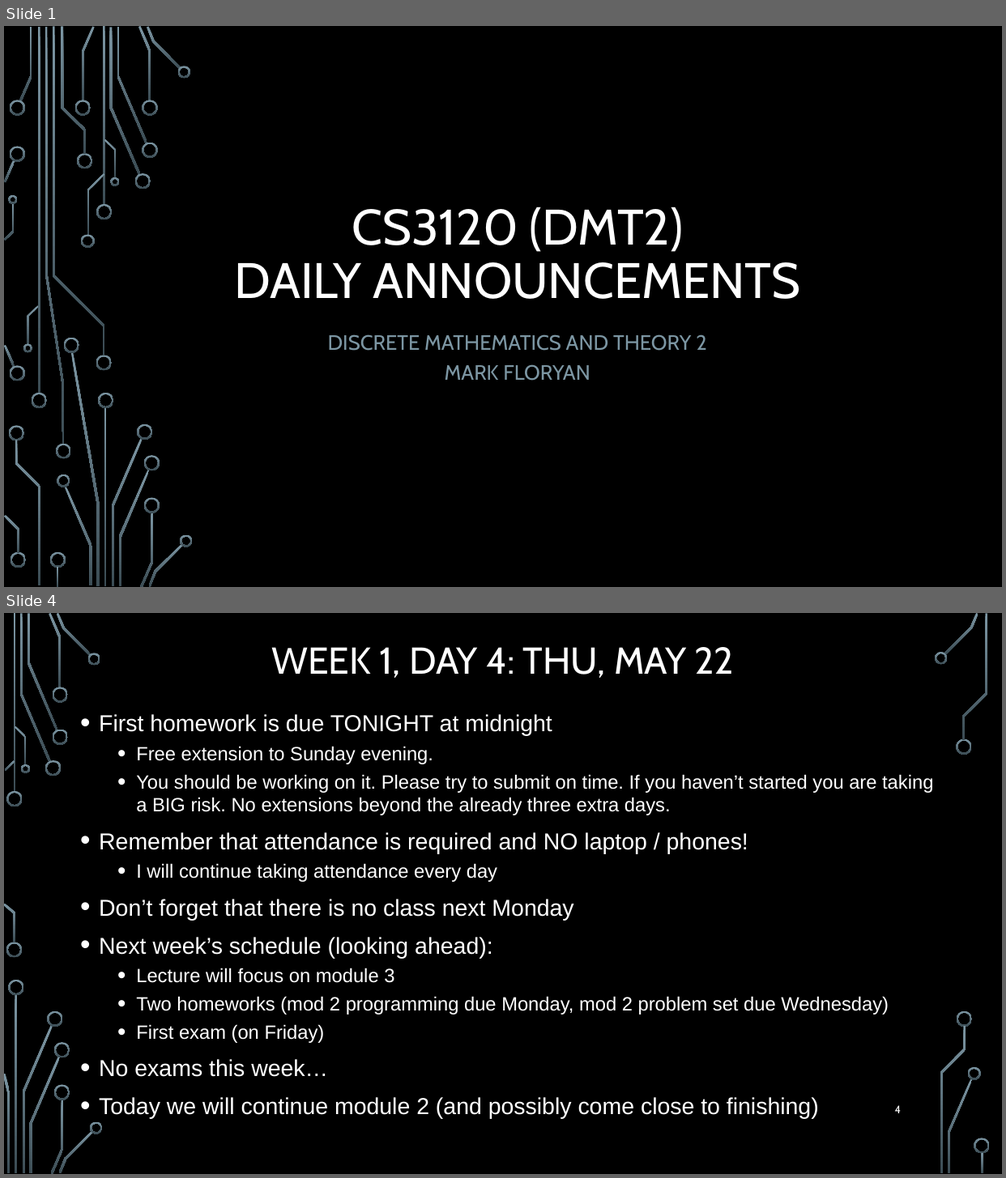
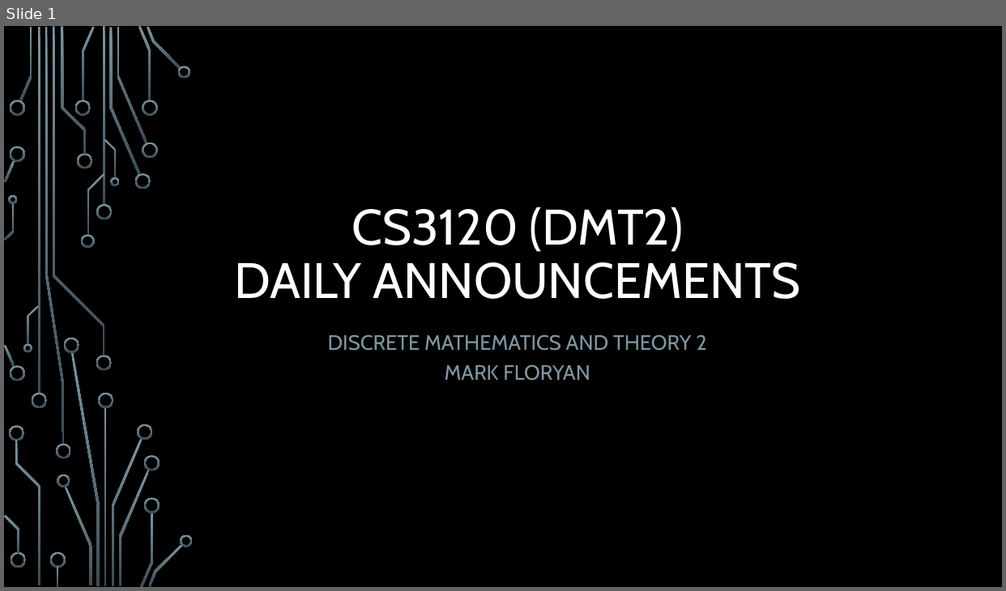
Before and after one commit to markfloryan/dmt2, a slide deck: slides/00-DailyAnnouncements.pptx. Shown one above the other, each under a label of ours: slides 1 and 4 before the commit, slide 1 after it; the slides between them are not shown. The pictures are 1006x1178 and 1006x591 pixels, drawn with LibreOffice and Linux fonts; fonts in the diff are those of the drawing; background and template pictures are left out. Boxes give left, top, right and bottom in pixels: in the first picture for what was removed or moved away, otherwise in the second. Text is boxed around its words. In the diff, an @@ line names an element or a change of style, - is before the commit and + after.

```diff
--- a/slides/00-DailyAnnouncements.pptx
+++ b/slides/00-DailyAnnouncements.pptx
@@ slide 4 removed at (4, 613, 1002, 1174), background picture (left out) @@
@@ title removed at (271, 647, 734, 678) @@
-WEEK 1, DAY 4: THU, MAY 22
@@ text removed at (99, 714, 933, 1119) @@
-• First homework is due TONIGHT at midnight
-  • Free extension to Sunday evening.
-  • You should be working on it. Please try to submit on time. If you haven’t started you are taking a BIG risk. No extensions beyond the already three extra days.
-• Remember that attendance is required and NO laptop / phones!
-  • I will continue taking attendance every day
-• Don’t forget that there is no class next Monday
-• Next week’s schedule (looking ahead):
-  • Lecture will focus on module 3
-  • Two homeworks (mod 2 programming due Monday, mod 2 problem set due Wednesday)
-  • First exam (on Friday)
-• No exams this week…
-• Today we will continue module 2 (and possibly come close to finishing)
@@ page number removed at (895, 1105, 901, 1114) @@
-4
@@ group removed at (4, 613, 990, 1174): 33 freeform shapes, 3 rectangles @@
```
Also in this commit, not shown: 1 slide changed, 1 slide added, 14 other slides removed, 1 other file.
